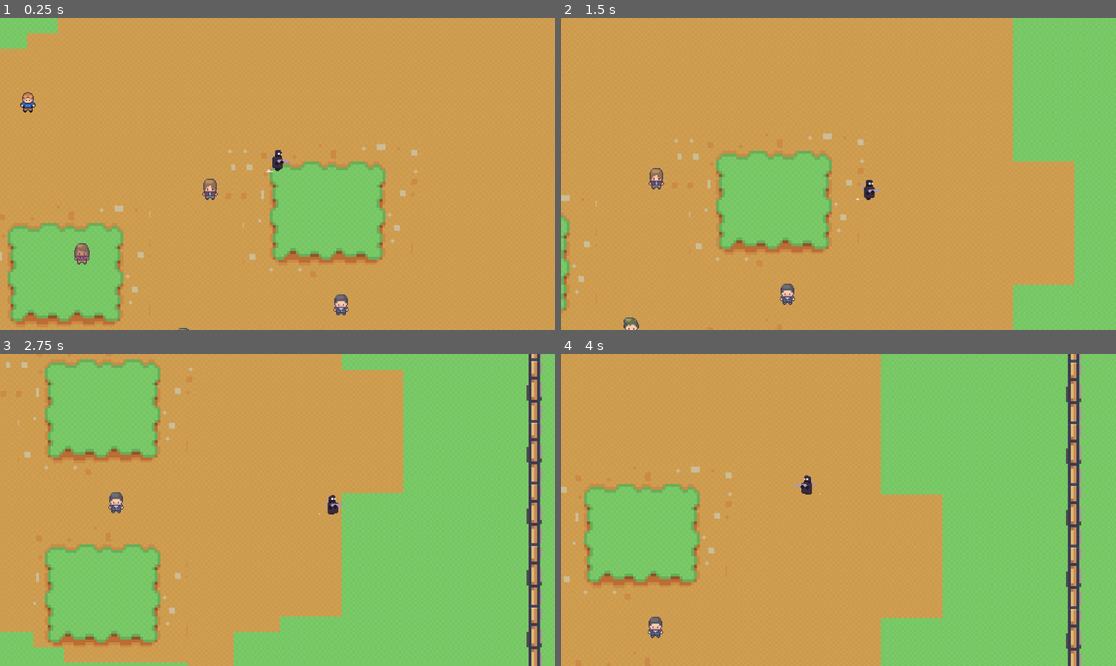
Above: before the commit, frames 1-4 (two rows, left to right).
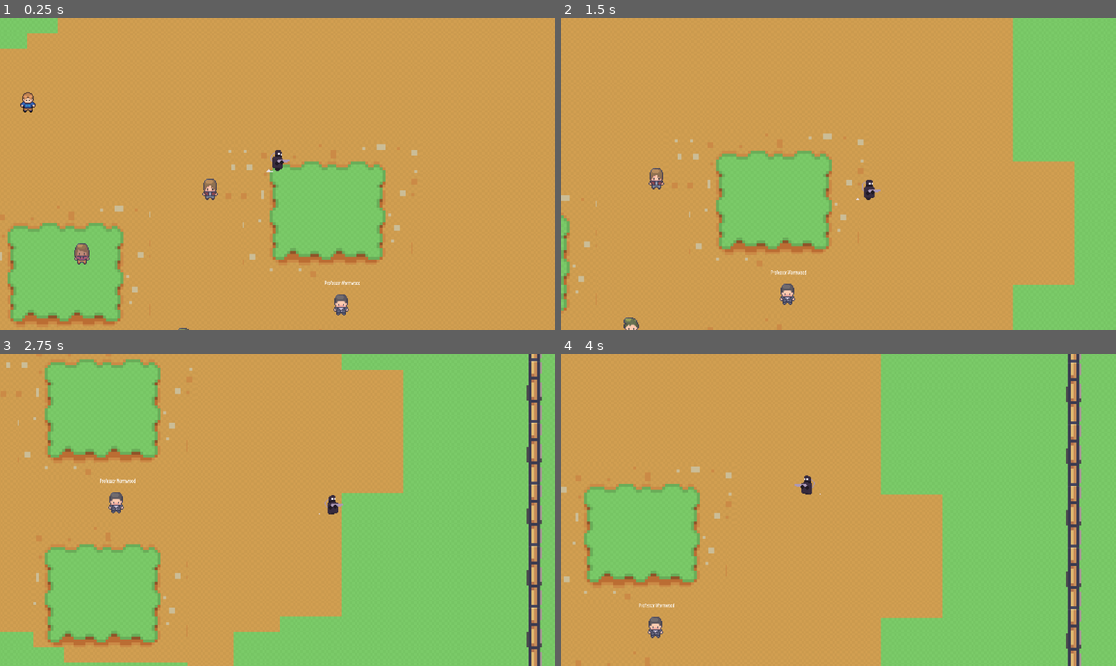
Above: after the commit, the same moments.

Repository: PieFlavr/Spring-2025-Hackathon
Game: Godot game, scene res://scenes/game.tscn
Same seed, same stepped clock (60 frames per second), same inputs: the game is played once before the commit and once after it.
Inputs:
- Up to frame 1 (0.25 s): no input
- Up to frame 2 (1.5 s): tap Enter (ui_accept) at 0.5, 0.77 s; hold Right (ui_right) 0.53-1.28 s; hold Down (ui_down) from 1.28 s (still down)
- Up to frame 3 (2.75 s): tap Enter (ui_accept) at 1.52 s; release Down (ui_down) at 2.03 s; hold Right (ui_right) from 2.03 s (still down)
- Up to frame 4 (4 s): release Right (ui_right) at 2.78 s; hold Up (ui_up) 2.78-3.53 s; tap Enter (ui_accept) at 3.02, 3.77 s; hold Left (ui_left) from 3.53 s (still down)

The runs differ from the first frame. In frame 1, less than 0.1% of the frame differs, in the area x 58-65%, y 84-86%; in frame 2, less than 0.1%; in frame 3, less than 0.1%, in the area x 18-25%, y 39-42%; in frame 4, less than 0.1%.
Error in both runs: Invalid call. Nonexistent function 'set_text' in base 'Control (conversation_menu.gd)'. (res://scripts/area_2d_tanya.gd:43)

Commit message:
Update game.tscn

Diff:
--- a/scenes/game.tscn
+++ b/scenes/game.tscn
@@ -142,6 +142,14 @@
 position = Vector2(0, -11)
 shape = SubResource("CircleShape2D_kvuet")
 
+[node name="Label" type="Label" parent="NPC_Wormwood"]
+offset_left = -17.0
+offset_top = -38.0
+offset_right = 151.0
+offset_bottom = 26.0
+scale = Vector2(0.221257, 0.346853)
+text = "Professor Warmwood
+"
 [node name="NPC_Tanya" parent="." instance=ExtResource("8_0tnpc")]
 position = Vector2(-48, 0)
 script = null
@@ -179,6 +187,8 @@
 [node name="ConversationMenu" parent="CanvasLayer" instance=ExtResource("11_kvpfn")]
 unique_name_in_owner = true
 z_index = 2
+offset_left = -4.0
+offset_right = -4.0
 
 [node name="NpcRiley" parent="." instance=ExtResource("16_rysoc")]
 position = Vector2(-74, 140)
